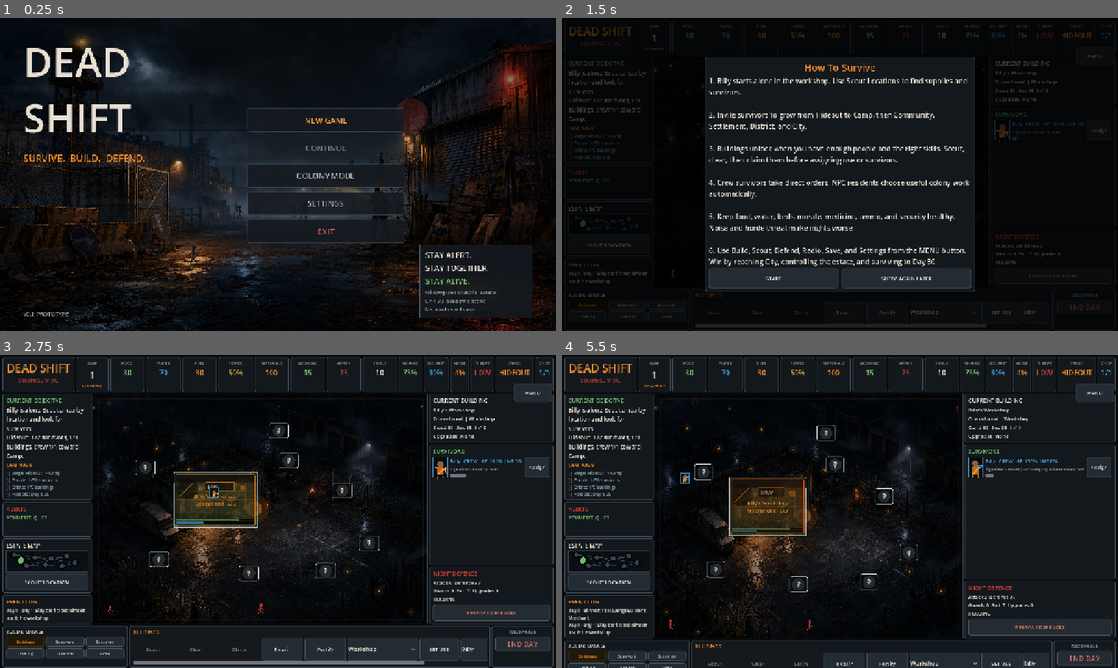
Above: before the commit, frames 1-4 (two rows, left to right).
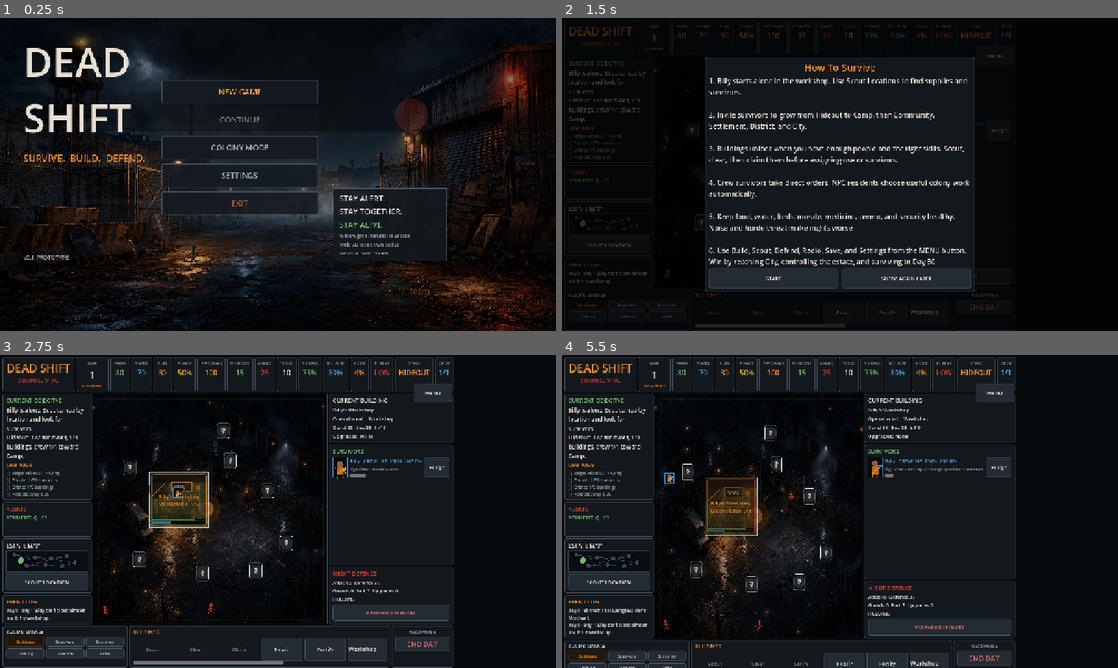
Above: after the commit, the same moments.

Repository: Robbed91/Dead-
Game: Godot game, scene res://scenes/MainMenu.tscn
Two runs of this game, one before a commit and one after it. Both use one fixed random seed, a clock stepped at 60 frames per second and the inputs below.
Inputs:
- Up to frame 1 (0.25 s): no input
- Up to frame 2 (1.5 s): click "COLONY MODE" at 0.5 s; click "MENU" at 1.25 s
- Up to frame 3 (2.75 s): click "START" at 2 s
- Up to frame 4 (5.5 s): click "SCOUT LOCATION" at 2.75 s; click "Billy's Workshop Operational …" at 3.5 s; click "OK" at 4.25 s; click "Billy's Workshop Operational …" at 5 s

The runs differ from the first frame. In frame 1, 7.0% of the frame differs, in the area x 4-96%, y 19-96%; in frame 2, 1.7%; in frame 3, 17%, in the area x 18-100%, y 0-100%; in frame 4, 16%.

Commit message:
Apply Android safe area layout

Diff:
--- a/scripts/MainMenu.gd
+++ b/scripts/MainMenu.gd
@@ -12,6 +12,7 @@
 var continue_button: Button
 var backdrop_layer: Control
 var modal_overlay: Control
+var root_container: HBoxContainer
 var menu_time := 0.0
 
 func _ready() -> void:
@@ -22,6 +23,10 @@
 	menu_time += delta
 	if backdrop_layer != null:
 		backdrop_layer.queue_redraw()
+
+func _notification(what: int) -> void:
+	if what == NOTIFICATION_RESIZED:
+		_apply_safe_area_layout()
 
 func _build_theme() -> void:
 	var ui_theme := Theme.new()
@@ -62,11 +67,8 @@
 	add_child(backdrop)
 
 	var root := HBoxContainer.new()
+	root_container = root
 	root.set_anchors_preset(Control.PRESET_FULL_RECT)
-	root.offset_left = 54
-	root.offset_top = 36
-	root.offset_right = -54
-	root.offset_bottom = -30
 	root.add_theme_constant_override("separation", 36)
 	add_child(root)
 
@@ -125,6 +127,34 @@
 	signal_panel.add_child(_label("Willowgate Industrial Estate\nUnit 7B lockdown active\n%s" % save_text, 12, MUTED))
 	if continue_button != null:
 		continue_button.disabled = summary.is_empty()
+	_apply_safe_area_layout()
+
+func _apply_safe_area_layout() -> void:
+	if root_container == null:
+		return
+	var margins := _safe_area_margins()
+	root_container.offset_left = 54.0 + margins.x
+	root_container.offset_top = 36.0 + margins.y
+	root_container.offset_right = -54.0 - margins.z
+	root_container.offset_bottom = -30.0 - margins.w
+
+func _safe_area_margins() -> Vector4:
+	var viewport_size := get_viewport_rect().size
+	if viewport_size.x <= 0.0 or viewport_size.y <= 0.0:
+		return Vector4.ZERO
+	var safe_rect := DisplayServer.get_display_safe_area()
+	if safe_rect.size.x <= 0 or safe_rect.size.y <= 0:
+		return Vector4.ZERO
+	var safe_pos := Vector2(float(safe_rect.position.x), float(safe_rect.position.y))
+	var safe_size := Vector2(float(safe_rect.size.x), float(safe_rect.size.y))
+	if safe_size.x >= viewport_size.x and safe_size.y >= viewport_size.y and safe_pos == Vector2.ZERO:
+		return Vector4.ZERO
+	return Vector4(
+		clampf(safe_pos.x, 0.0, viewport_size.x * 0.18),
+		clampf(safe_pos.y, 0.0, viewport_size.y * 0.18),
+		clampf(viewport_size.x - safe_pos.x - safe_size.x, 0.0, viewport_size.x * 0.18),
+		clampf(viewport_size.y - safe_pos.y - safe_size.y, 0.0, viewport_size.y * 0.18)
+	)
 
 func _draw_backdrop(node: Control) -> void:
 	var view_size := node.size
--- a/scripts/SettingsScreen.gd
+++ b/scripts/SettingsScreen.gd
@@ -11,11 +11,16 @@
 var sound_toggle: CheckButton
 var save_summary: Label
 var modal_overlay: Control
+var root_container: HBoxContainer
 
 func _ready() -> void:
 	_build_theme()
 	_build_layout()
 	_refresh()
+
+func _notification(what: int) -> void:
+	if what == NOTIFICATION_RESIZED:
+		_apply_safe_area_layout()
 
 func _build_theme() -> void:
 	var ui_theme := Theme.new()
@@ -49,11 +54,8 @@
 	add_child(bg)
 
 	var root := HBoxContainer.new()
+	root_container = root
 	root.set_anchors_preset(Control.PRESET_FULL_RECT)
-	root.offset_left = 54
-	root.offset_top = 38
-	root.offset_right = -54
-	root.offset_bottom = -38
 	root.add_theme_constant_override("separation", 24)
 	add_child(root)
 
@@ -95,6 +97,34 @@
 	actions.add_child(_label("PROJECT", 18, ORANGE))
 	_add_button(actions, "CREDITS", func(): _message("Dead Shift v1 Test Build\nBuilt with Godot 4, procedural UI art, generated estate backgrounds, and original colony systems."), MUTED)
 	_add_button(actions, "BACK", func(): get_tree().change_scene_to_file("res://scenes/MainMenu.tscn"), GREEN)
+	_apply_safe_area_layout()
+
+func _apply_safe_area_layout() -> void:
+	if root_container == null:
+		return
+	var margins := _safe_area_margins()
+	root_container.offset_left = 54.0 + margins.x
+	root_container.offset_top = 38.0 + margins.y
+	root_container.offset_right = -54.0 - margins.z
+	root_container.offset_bottom = -38.0 - margins.w
+
+func _safe_area_margins() -> Vector4:
+	var viewport_size := get_viewport_rect().size
+	if viewport_size.x <= 0.0 or viewport_size.y <= 0.0:
+		return Vector4.ZERO
+	var safe_rect := DisplayServer.get_display_safe_area()
+	if safe_rect.size.x <= 0 or safe_rect.size.y <= 0:
+		return Vector4.ZERO
+	var safe_pos := Vector2(float(safe_rect.position.x), float(safe_rect.position.y))
+	var safe_size := Vector2(float(safe_rect.size.x), float(safe_rect.size.y))
+	if safe_size.x >= viewport_size.x and safe_size.y >= viewport_size.y and safe_pos == Vector2.ZERO:
+		return Vector4.ZERO
+	return Vector4(
+		clampf(safe_pos.x, 0.0, viewport_size.x * 0.18),
+		clampf(safe_pos.y, 0.0, viewport_size.y * 0.18),
+		clampf(viewport_size.x - safe_pos.x - safe_size.x, 0.0, viewport_size.x * 0.18),
+		clampf(viewport_size.y - safe_pos.y - safe_size.y, 0.0, viewport_size.y * 0.18)
+	)
 
 func _refresh() -> void:
 	var settings := SaveManager.load_settings()
@@ -155,9 +185,15 @@
 
 func _modal(title_text: String, panel_size: Vector2) -> VBoxContainer:
 	_dismiss_modal()
+	var viewport_size: Vector2 = get_viewport_rect().size
+	var clamped_size := Vector2(
+		minf(panel_size.x, maxf(300.0, viewport_size.x - 64.0)),
+		minf(panel_size.y, maxf(220.0, viewport_size.y - 64.0))
+	)
 	modal_overlay = ColorRect.new()
 	modal_overlay.set_anchors_preset(Control.PRESET_FULL_RECT)
 	modal_overlay.color = Color(0, 0, 0, 0.72)
+	modal_overlay.mouse_filter = Control.MOUSE_FILTER_STOP
 	add_child(modal_overlay)
 	modal_overlay.move_to_front()
 	var center := CenterContainer.new()
@@ -167,7 +203,7 @@
 	center.offset_right = -24
 	center.offset_bottom = -24
 	modal_overlay.add_child(center)
-	var panel_box := _panel(center, panel_size)
+	var panel_box := _panel(center, clamped_size)
 	panel_box.add_child(_label(title_text, 22, ORANGE))
 	return panel_box
 
--- a/scripts/UIManager.gd
+++ b/scripts/UIManager.gd
@@ -71,6 +71,7 @@
 var end_day_button: Button
 var quick_bar: HBoxContainer
 var modal_overlay: Control
+var root_container: VBoxContainer
 var ambient_time := 0.0
 
 func _ready() -> void:
@@ -92,6 +93,10 @@
 	var map := estate_board.get_child(0) as Control
 	if map != null:
 		map.queue_redraw()
+
+func _notification(what: int) -> void:
+	if what == NOTIFICATION_RESIZED:
+		_apply_safe_area_layout()
 
 func _build_theme() -> void:
 	var ui_theme := Theme.new()
@@ -126,11 +131,8 @@
 	add_child(bg)
 
 	var root := VBoxContainer.new()
+	root_container = root
 	root.set_anchors_preset(Control.PRESET_FULL_RECT)
-	root.offset_left = 6
-	root.offset_top = 5
-	root.offset_right = -6
-	root.offset_bottom = -72
 	root.add_theme_constant_override("separation", 4)
 	add_child(root)
 
@@ -138,6 +140,7 @@
 	_build_middle(root)
 	_build_command_bar(root)
 	_build_quick_bar()
+	_apply_safe_area_layout()
 
 func _build_top_bar(root: VBoxContainer) -> void:
 	var top := HBoxContainer.new()
@@ -309,6 +312,40 @@
 	menu.custom_minimum_size = Vector2(86, 42)
 	menu.pressed.connect(_show_game_menu)
 	quick_bar.add_child(menu)
+
+func _apply_safe_area_layout() -> void:
+	if root_container == null:
+		return
+	var margins := _safe_area_margins()
+	root_container.offset_left = 6.0 + margins.x
+	root_container.offset_top = 5.0 + margins.y
+	root_container.offset_right = -6.0 - margins.z
+	root_container.offset_bottom = -8.0 - margins.w
+	if quick_bar != null:
+		quick_bar.offset_left = -96.0 - margins.z
+		quick_bar.offset_top = 66.0 + margins.y
+		quick_bar.offset_right = -10.0 - margins.z
+		quick_bar.offset_bottom = 108.0 + margins.y
+	if modal_overlay != null and is_instance_valid(modal_overlay):
+		modal_overlay.queue_redraw()
+
+func _safe_area_margins() -> Vector4:
+	var viewport_size := get_viewport_rect().size
+	if viewport_size.x <= 0.0 or viewport_size.y <= 0.0:
+		return Vector4.ZERO
+	var safe_rect := DisplayServer.get_display_safe_area()
+	if safe_rect.size.x <= 0 or safe_rect.size.y <= 0:
+		return Vector4.ZERO
+	var safe_pos := Vector2(float(safe_rect.position.x), float(safe_rect.position.y))
+	var safe_size := Vector2(float(safe_rect.size.x), float(safe_rect.size.y))
+	if safe_size.x >= viewport_size.x and safe_size.y >= viewport_size.y and safe_pos == Vector2.ZERO:
+		return Vector4.ZERO
+	return Vector4(
+		clampf(safe_pos.x, 0.0, viewport_size.x * 0.18),
+		clampf(safe_pos.y, 0.0, viewport_size.y * 0.18),
+		clampf(viewport_size.x - safe_pos.x - safe_size.x, 0.0, viewport_size.x * 0.18),
+		clampf(viewport_size.y - safe_pos.y - safe_size.y, 0.0, viewport_size.y * 0.18)
+	)
 
 func _estate_board() -> PanelContainer:
 	var panel := PanelContainer.new()
--- a/tests/SceneUiTest.gd
+++ b/tests/SceneUiTest.gd
@@ -31,6 +31,11 @@
 	var menu := menu_scene.instantiate()
 	root.add_child(menu)
 	await process_frame
+	_assert_true(menu.has_method("_safe_area_margins"), "Main menu exposes safe-area layout helper")
+	menu.call("_show_message", "Test message")
+	await process_frame
+	_assert_true(_largest_panel(menu) != null, "Main menu modal opens inside the scene")
+	menu.call("_dismiss_modal")
 	menu.call("_new_game")
 	await process_frame
 	await process_frame
@@ -40,6 +45,18 @@
 		_assert_true(String(current.scene_file_path) == "res://scenes/Game.tscn", "New Game changes to Game scene")
 		_assert_true(current.get_child_count() >= 3, "New Game target scene builds visible UI children")
 		_assert_true(_has_button_text(current, "MENU"), "New Game target scene contains menu button")
+
+	var settings_scene := load("res://scenes/screens/SettingsScreen.tscn") as PackedScene
+	_assert_true(settings_scene != null, "Settings scene loads")
+	var settings := settings_scene.instantiate()
+	root.add_child(settings)
+	await process_frame
+	_assert_true(settings.has_method("_safe_area_margins"), "Settings screen exposes safe-area layout helper")
+	_assert_true(_has_button_text(settings, "BACK"), "Settings screen contains back button")
+	settings.call("_message", "Test settings modal")
+	await process_frame
+	_assert_true(_largest_panel(settings) != null, "Settings modal opens inside the scene")
+	settings.queue_free()
 
 	if failures.is_empty():
 		print("Dead Shift scene UI test passed.")
Not shown, changed: docs/V1_COMPLETION_PLAN.md
